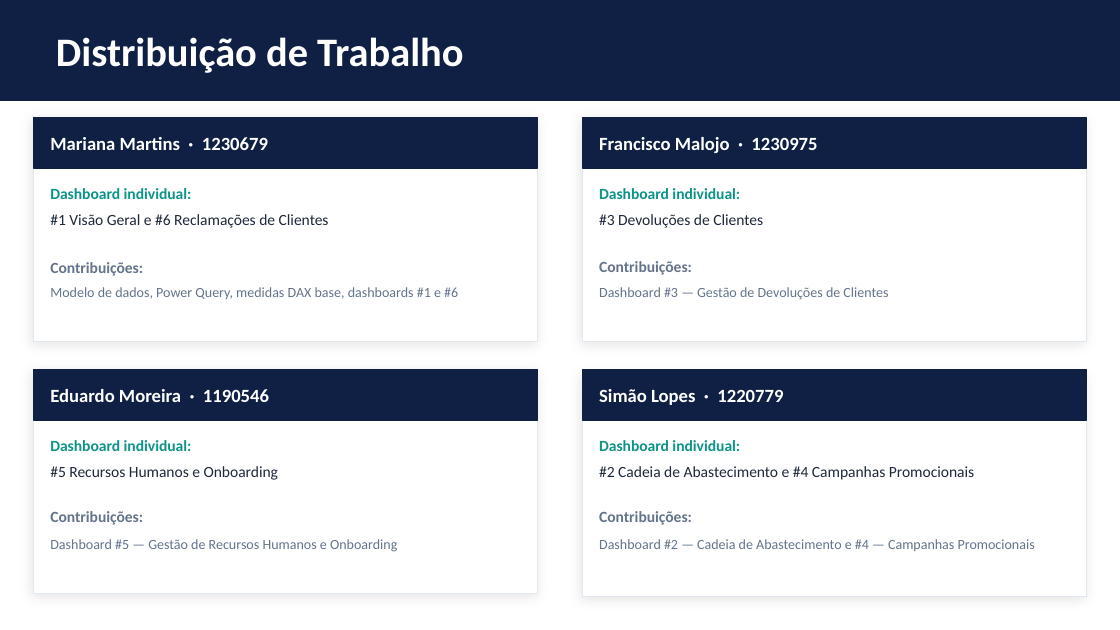
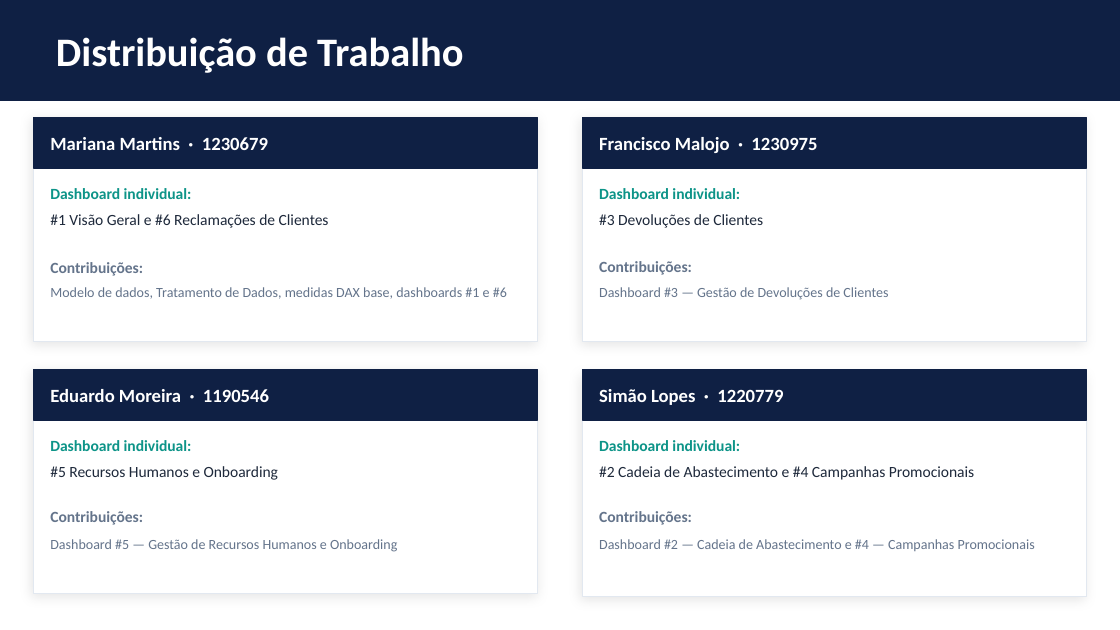
Before and after one commit to mariana13martins1-bit/INFOR, a slide deck: slide 3 of RetailMax_TP2_Apresentacao.pptx. Drawn at 1120x630 pixels with LibreOffice and Linux fonts; fonts in the diff are those of the drawing. Boxes give left, top, right and bottom in pixels: in the first picture for what was removed or moved away, otherwise in the second. Text is boxed around its words. In the diff, an @@ line names an element or a change of style, - is before the commit and + after.

Commit message:
dashboards 1 e 6 concluidas, ppt concluido para as mesmas dashboards

```diff
--- a/RetailMax_TP2_Apresentacao.pptx
+++ b/RetailMax_TP2_Apresentacao.pptx
@@ text at <box>50,287,507,299</box>: text changed @@
-Modelo de dados, Power Query, medidas DAX base, dashboards #1 e #6
+Modelo de dados, Tratamento de Dados, medidas DAX base, dashboards #1 e #6
```
Also in this commit, not shown: 8 other slides changed, 6 slides added, 2 slides removed, 1 other file.
